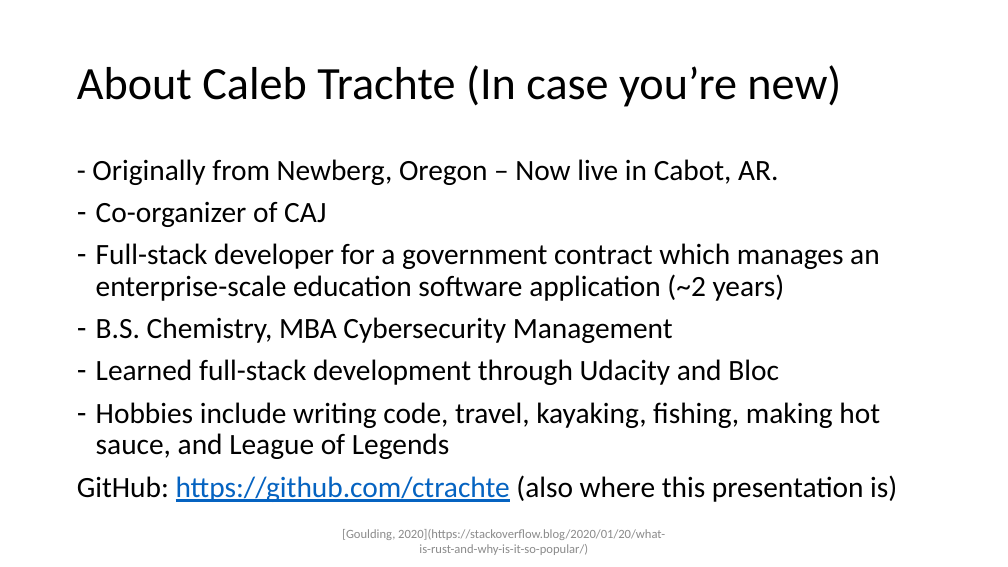
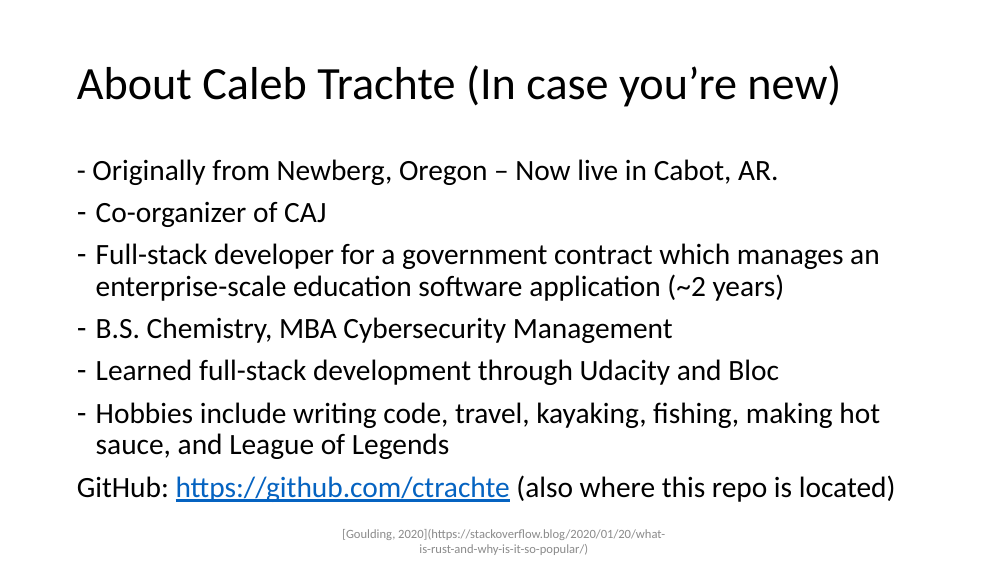
Before and after one commit to ctrachte/Rusty-Web-App, a slide deck: slide 2 of RustyWebApp.pptx. Drawn at 1008x567 pixels with LibreOffice and Linux fonts; fonts in the diff are those of the drawing. Boxes give left, top, right and bottom in pixels: in the first picture for what was removed or moved away, otherwise in the second. Text is boxed around its words. In the diff, an @@ line names an element or a change of style, - is before the commit and + after.

```diff
--- a/RustyWebApp.pptx
+++ b/RustyWebApp.pptx
@@ text at box(77, 475, 896, 502): text changed @@
-GitHub: https://github.com/ctrachte (also where this presentation is)
+GitHub: https://github.com/ctrachte (also where this repo is located)
```
Also in this commit, not shown: 2 other slides changed, 1 slide added.
